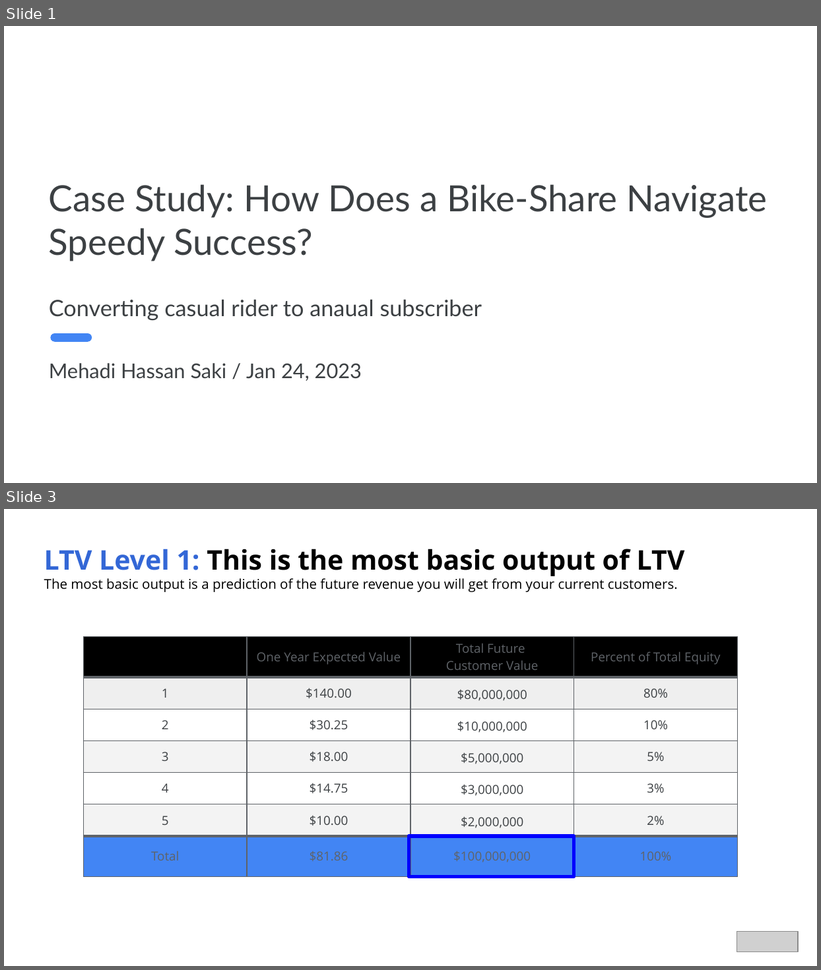
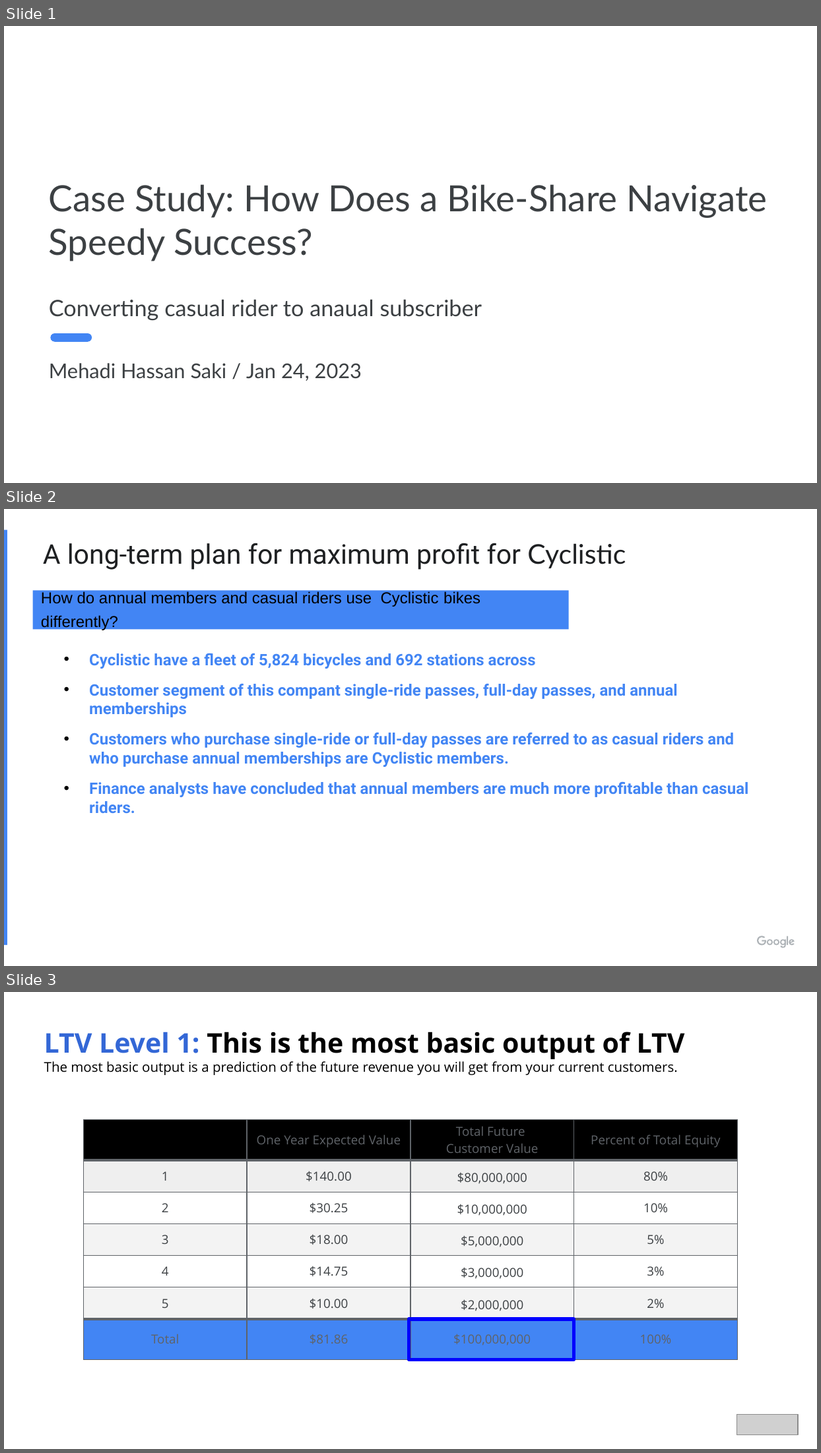
Before and after one commit to mehadisaki/my_projects_link, a slide deck: Google data analysis/Cas_study_1.pptx. Shown one above the other, each under a label of ours: slides 1 and 3 before the commit, slides 1, 2 and 3 after it; the slides between them are not shown. The pictures are 821x970 and 821x1453 pixels, drawn with LibreOffice and Linux fonts; fonts in the diff are those of the drawing; grey boxes stand for pictures; background and template pictures are left out. Boxes give left, top, right and bottom in pixels: in the first picture for what was removed or moved away, otherwise in the second. Text is boxed around its words. In the diff, an @@ line names an element or a change of style, - is before the commit and + after.

Commit message:
pptx

```diff
--- a/Google data analysis/Cas_study_1.pptx
+++ b/Google data analysis/Cas_study_1.pptx
@@ slide 2 added at (4,509,817,966), background #FFFFFF @@
@@ rectangle added at (4,530,7,946), fill #4285F4 @@
@@ title added at (43,543,626,570), 24 pt, text #1E2022 @@
+A long-term plan for maximum profit for Cyclistic
@@ rectangle added at (699,535,807,570), fill #FFFFFF @@
@@ rectangle added at (32,590,568,629), fill #4285F4, 14 pt, text #000000 @@
+How do annual members and casual riders use Cyclistic bikes differently?
@@ line added from (54, 803) to (54, 636), #FFFFFF 2 pt @@
@@ text added at (89,654,748,814), 14 pt, text #4285F4, bold @@
+• Cyclistic have a fleet of 5,824 bicycles and 692 stations across
+• Customer segment of this compant single-ride passes, full-day passes, and annual memberships
+• Customers who purchase single-ride or full-day passes are referred to as casual riders and who purchase annual memberships are Cyclistic members.
+• Finance analysts have concluded that annual members are much more profitable than casual riders.
@@ group added at (757,936,795,948): 6 freeform shapes @@
```
Also in this commit, not shown: 1 slide removed, 1 other file.
